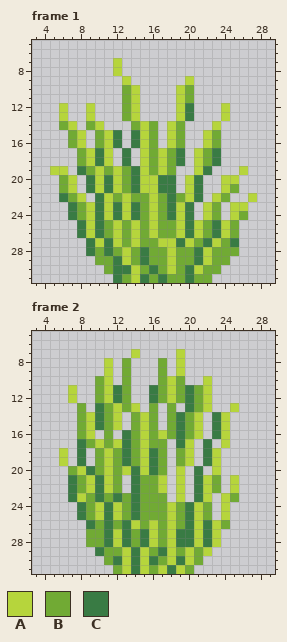
File history of a pixel-art file, Assets/2. Graphics/Foliage/Grass_v2.aseprite. That is the earlier state.
32x32 pixels, 2 frames. Shown: frame 1: x 3..29, y 5..31; frame 2: x 3..29, y 5..31.
Palette (. is transparent): A #b6d53c  B #71aa34  C #397b44
Once edited:
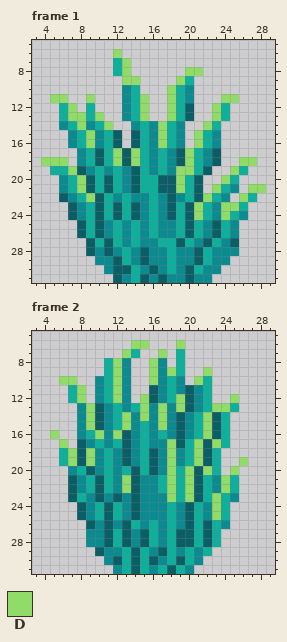
Colours new in this view: D #91db69
Difference:
Colour A changes from #b6d53c to #0eaf9b.
Colour B changes from #71aa34 to #0b8a8f.
Colour C changes from #397b44 to #0b5e65.
Frame 1, layer "Layer 2":
Colour D now appears in row 6 at x 12; in row 7 at x 13; in row 8 at x 13 and 20 to 21; in row 9 at x 14 and 19; in row 10 at x 18; in row 11 at x 5 to 6, 9, 15, 18 and 24 to 25.
Colour D now appears in row 12 at x 7, 15, 18 and 23; in row 13 at x 7 to 8, 10, 15, 18 and 23; in row 14 at x 8, 11, 17 and 22; in rows 15 to 16 at x 9, 17 and 21; in row 17 at x 12, 14 and 20; in row 18 at x 4 to 6, 12, 14, 20 and 26 to 27.
Colour D now appears in row 19 at x 7, 19 to 20 and 25; in row 20 at x 8 and 19; in row 21 at x 8, 19, 23 and 27 to 28; in row 22 at x 9, 22 and 26; in rows 23 to 24 at x 21 and 24.
The author changed colour A to colour D in row 9 at x 13; in row 20 at x 24; in row 23 at x 25.
Frame 2, layer "Layer 2":
Colour D now appears in row 6 at x 14 to 15 and 19; in row 7 at x 13 and 17; in row 8 at x 12 and 16; in row 9 at x 12, 16, 18 and 22; in row 10 at x 6 to 7, 12, 16 and 21; in row 11 at x 8.
Colour D now appears in row 12 at x 8, 15 and 25; in row 13 at x 9, 15, 17, 19 and 23 to 24; in rows 14 to 15 at x 13, 17 and 22; in row 16 at x 5, 10, 12 and 22; in row 17 at x 6, 18, 21 and 23; in row 18 at x 7, 9, 18 and 21.
Colour D now appears in row 19 at x 7, 9, 18, 21 and 26; in row 20 at x 18, 20, 22 and 25; in rows 21 to 22 at x 13, 18, 20 and 24; in row 23 at x 18, 20 and 23; in rows 24 to 25 at x 23.
The author changed colour A to colour D in row 14 at x 9 and 15; in row 15 at x 9.
The author changed colour B to colour D in row 12 at x 19.
The author changed colour C to colour D in rows 11 to 12 at x 12.
